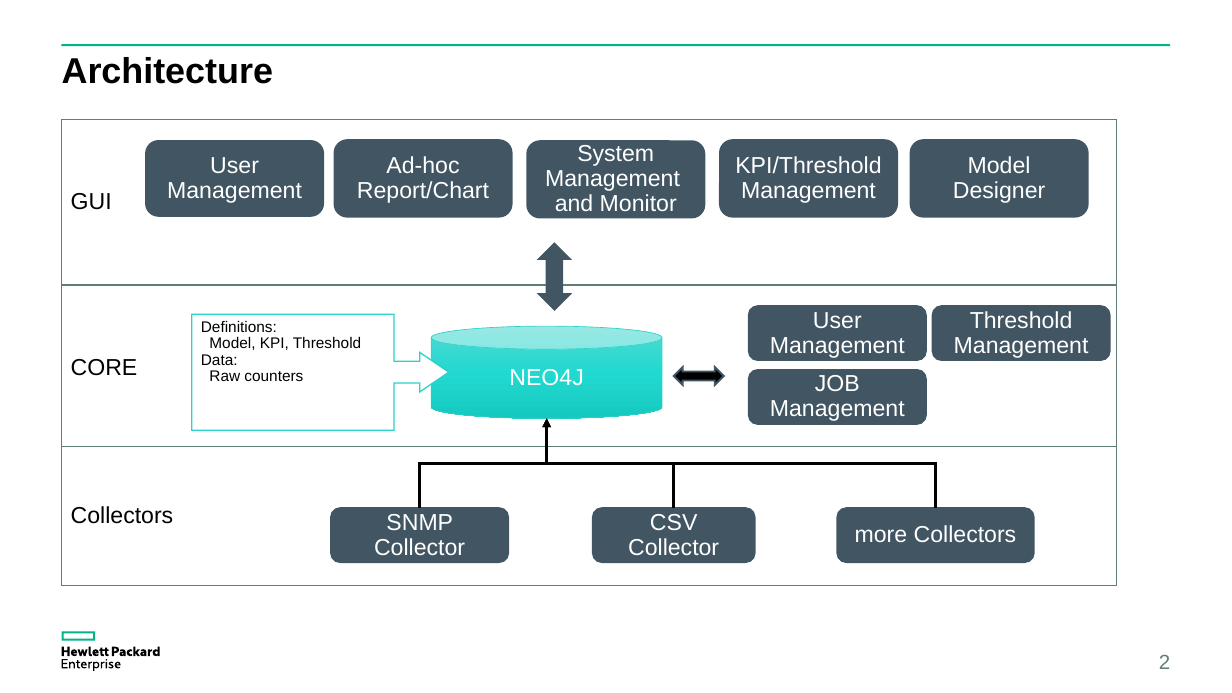
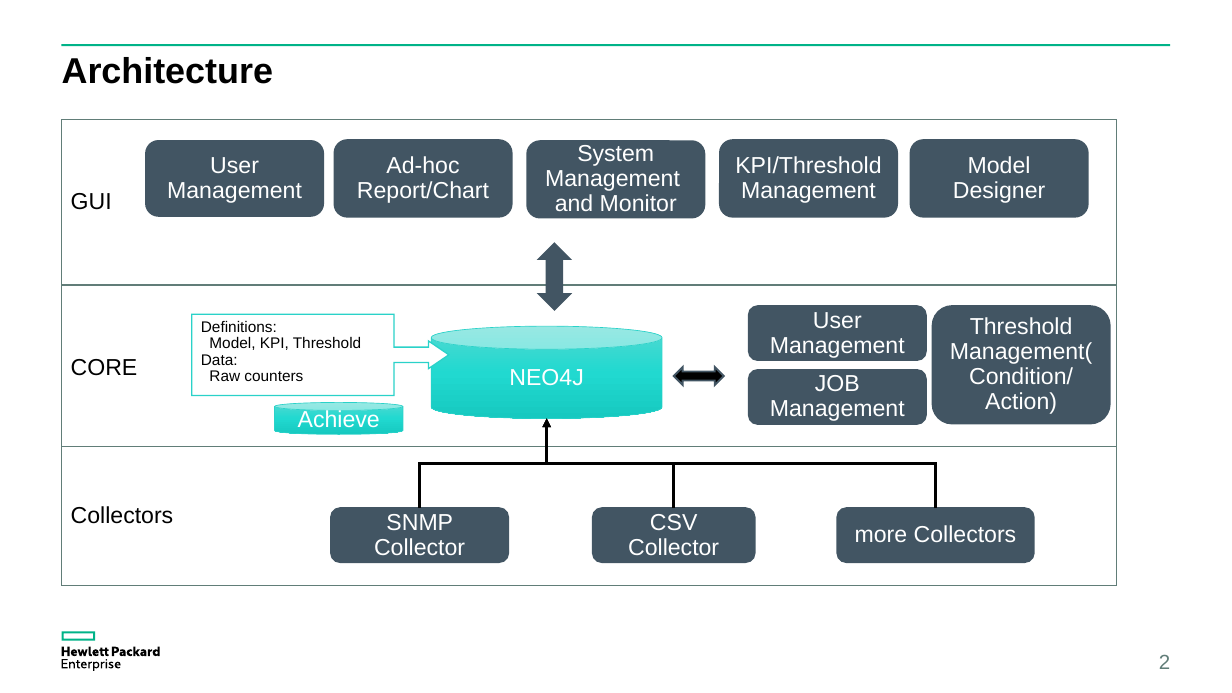
Before and after one commit to yzgang76/MPM, a slide deck: slide 2 of doc/MPM idea.pptx. Drawn at 1232x693 pixels with LibreOffice and Linux fonts; fonts in the diff are those of the drawing. Boxes give left, top, right and bottom in pixels: in the first picture for what was removed or moved away, otherwise in the second. Text is boxed around its words. In the diff, an @@ line names an element or a change of style, - is before the commit and + after.

```diff
--- a/doc/MPM idea.pptx
+++ b/doc/MPM idea.pptx
@@ right arrow callout "Definitions:": place and size @@
-right arrow callout "Definitions:" at (192,314,449,431)
+right arrow callout "Definitions:" at (192,314,449,396)
@@ rounded rectangle "Threshold Management(Condition/": place and size @@
-rounded rectangle "Threshold Management(Condition/" at (933,306,1110,360)
+rounded rectangle "Threshold Management(Condition/" at (933,306,1110,423)
@@ text in rounded rectangle at (950,317,1092,414): text changed @@
-Threshold Management
+Threshold Management(Condition/
+Action)
@@ cylinder added at (274,402,403,434), fill gradient #52DAD1 to #22DAD1 to #16CAC0, outline #2AD2C9 0.5 pt, 18 pt, text #FFFFFF @@
+Achieve
```
Also in this commit, not shown: 3 other files.
